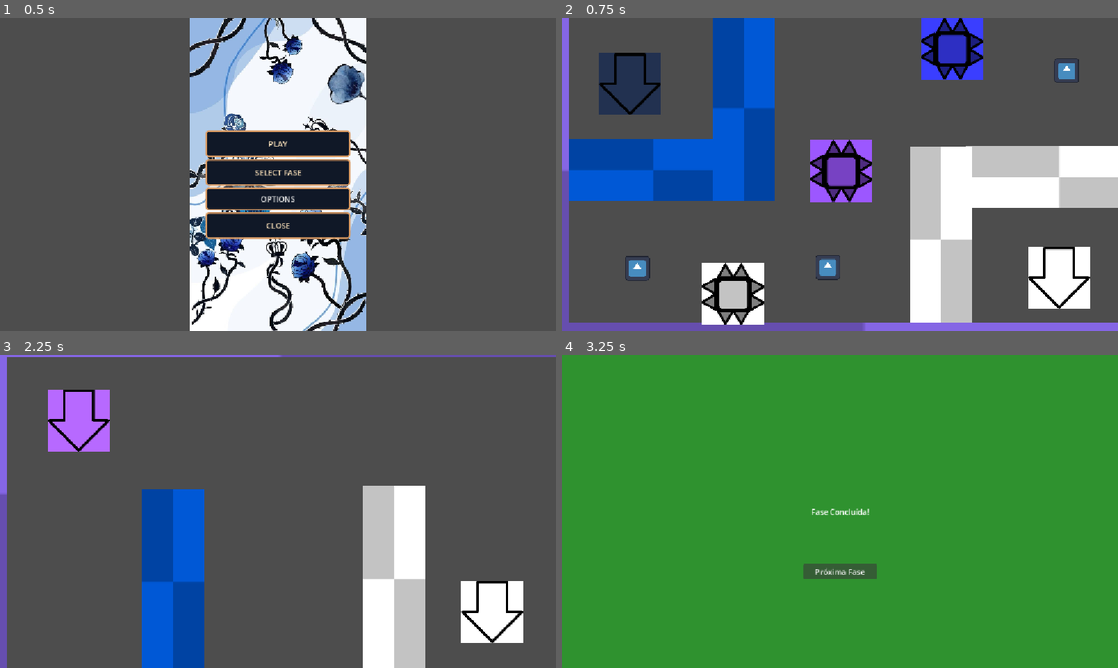
Above: before the commit, frames 1-4 (two rows, left to right).
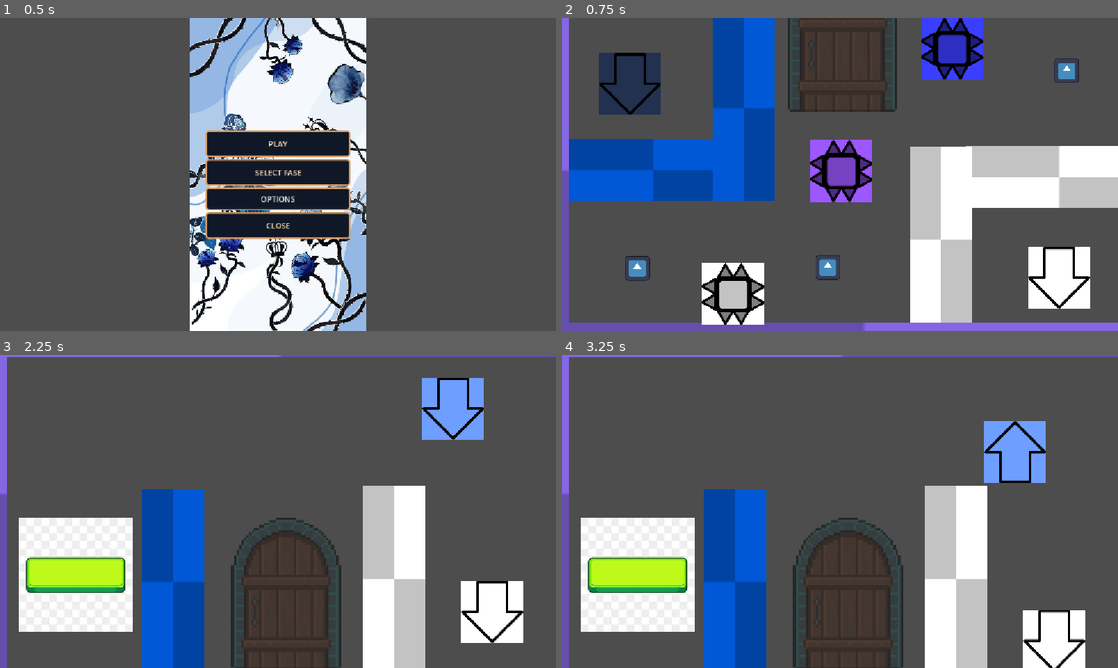
Above: after the commit, the same moments.

Repository: Equipe-Plasma/Switch-Shadow
Game: Godot game, scene res://menu/menu_principal.tscn
Two runs of this game, one before a commit and one after it. Both use one fixed random seed, a clock stepped at 60 frames per second and the inputs below. The engine's default icon, where the game draws it, is replaced by a stand-in: a white triangle on a blue panel in a dark square.
Inputs:
- Up to frame 1 (0.5 s): no input
- Up to frame 2 (0.75 s): click "PLAY" at 0.5 s
- Up to frame 3 (2.25 s): tap Enter (proxima_fase) at 1.25 s; hold D (mover_direita) 1.28-2 s; hold Enter (proxima_fase) 1.28-2 s; tap Space (trocar_sombra) at 1.55 s; click "Próxima Fase" at 2 s
- Up to frame 4 (3.25 s): tap Space (trocar_sombra) at 2.75, 2.85 s; hold S (mover_baixo) from 2.78 s (still down); tap Enter (proxima_fase) at 3.05 s

Frame 1 is identical in both runs. In frame 2, 5.2% of the frame differs, in the area x 40-61%, y 0-30%; in frame 3, 19%; in frame 4, 100%, in the area x 0-100%, y 0-100%.

Commit message:
Adicionado mecanicas basicas+
portal, botao por pressao

Diff:
--- a/fase/fase 1/fase_1.gd
+++ b/fase/fase 1/fase_1.gd
@@ -2,13 +2,16 @@
 
 @onready var player: CharacterBody2D = $Player
 @onready var sombra: CharacterBody2D = $Sombra
+@onready var portal = $PortalSaida
 
 var total_itens: int = 0
+var fase_concluida: bool = false
 
 func _ready() -> void:
 	Global.registrar_fase(scene_file_path)
 	# Salva o caminho desta fase no nosso script global
 	Global.ultima_fase = scene_file_path
+	portal.portal_utilizado.connect(avancar_para_proxima_fase)
 
 	# Conta quantos itens existem na fase ao iniciar com base no grupo "itens"
 	total_itens = get_tree().get_nodes_in_group("itens").size()
@@ -63,19 +66,25 @@
 	# A Sombra vai para onde o Player estava
 	sombra.global_position = pos_temp_player
 
+
 func verificar_progresso() -> void:
-	# Olha quantos itens restam no grupo "itens"
+	# Verifica quantos itens ainda existem na fase
 	var itens_restantes = get_tree().get_nodes_in_group("itens").size()
 
-	# Se a fase tinha itens e todos foram coletados (restam 0)
+	# Quando todos os itens forem coletados
 	if total_itens > 0 and itens_restantes == 0:
-		avancar_para_proxima_fase()
+		portal.ativar()
+		print("Todos os itens coletados! Portal ativado!")
 
 func avancar_para_proxima_fase() -> void:
-	print("Todos os itens coletados!")
+	if fase_concluida:
+		return
 
-	# Abrir a Tela de Vitória (Semi-pronta, basta descomentar a linha abaixo)
-	var resultado = get_tree().change_scene_to_file("res://telas/tela_vitoria/tela_vitoria.tscn")
+	fase_concluida = true
 
-	if resultado != OK:
-		print("Erro ao tentar mudar de cena!")
+	print("Player entrou no portal! Fase concluída!")
+
+	get_tree().call_deferred(
+		"change_scene_to_file",
+        "res://telas/tela_vitoria/tela_vitoria.tscn"
+	)
--- a/fase/fase 1/fase_1.tscn
+++ b/fase/fase 1/fase_1.tscn
@@ -11,6 +11,7 @@
 [ext_resource type="PackedScene" uid="uid://bg3d3dk0l61jv" path="res://item/item.tscn" id="10_0r7j3"]
 [ext_resource type="PackedScene" uid="uid://dq80e6b58tnmu" path="res://menu/menu_pausa.tscn" id="11_01sd7"]
 [ext_resource type="PackedScene" uid="uid://cl7s6ng8cubbt" path="res://espinho/espinho.tscn" id="11_hgt3u"]
+[ext_resource type="PackedScene" uid="uid://cdy22u33xic2q" path="res://portal_saida/portal_saida.tscn" id="12_01sd7"]
 
 [node name="Fase1" type="Node2D" unique_id=1904190499]
 script = ExtResource("1_eb6rn")
@@ -80,3 +81,6 @@
 tipo = 1
 
 [node name="MenuPausa" parent="." unique_id=1672884906 instance=ExtResource("11_01sd7")]
+
+[node name="PortalSaida" parent="." unique_id=1057710737 instance=ExtResource("12_01sd7")]
+position = Vector2(581, 37)
--- a/fase/fase 2/fase_2.gd
+++ b/fase/fase 2/fase_2.gd
@@ -1,49 +1,120 @@
+
 extends Node2D
 
 @onready var player: CharacterBody2D = $Player
-@onready var sombra: CharacterBody2D = $SombraReversa
+@onready var sombra: CharacterBody2D = $Sombra
+@onready var botao_pressao = $BotaoPressao
+@onready var portal = $PortalSaida
 
+var portal_liberado: bool = false
+var fase_concluida: bool = false
+# ==========================================
+# INICIALIZAÇÃO DA FASE
+# ==========================================
 func _ready() -> void:
+	print("=== INICIANDO FASE 2 ===")
+
 	Global.registrar_fase(scene_file_path)
 
+	print("Botão encontrado: ", botao_pressao)
+	print("Portal encontrado: ", portal)
+
+	portal.desativar()
+
+	if not botao_pressao.estado_alterado.is_connected(_on_estado_botao_alterado):
+		botao_pressao.estado_alterado.connect(_on_estado_botao_alterado)
+
+	print("Sinal conectado: ",
+		botao_pressao.estado_alterado.is_connected(_on_estado_botao_alterado)
+	)
+
+	if not portal.portal_utilizado.is_connected(avancar_para_proxima_fase):
+		portal.portal_utilizado.connect(avancar_para_proxima_fase)
+
+	print("=== FASE 2 PRONTA ===")
+# ==========================================
+# TROCA DE POSIÇÕES
+# ==========================================
+
 func _unhandled_input(event: InputEvent) -> void:
-	# Quando o jogador apertar o botão de troca (ESPAÇO)
 	if event.is_action_pressed("trocar_sombra"):
 		trocar_posicoes()
+
 
 func trocar_posicoes() -> void:
 	if player == null or sombra == null:
 		return
 
 	if not pode_trocar_posicoes():
-		print("Acão bloqueada:Personagem na parede!! ")
+		print("Ação bloqueada: personagem na parede!")
 		return
 
-	# Se estiver tudo certo, executa a troca
 	realizar_troca()
 
+
 func pode_trocar_posicoes() -> bool:
-	# 1. Simula a posição de destino do Player
+	# Simula o Player na posição da Sombra
 	var trans_player_destino = player.global_transform
 	trans_player_destino.origin = sombra.global_position
 
-	# 2. Simula a posição de destino da Sombra
+	# Simula a Sombra na posição do Player
 	var trans_sombra_destino = sombra.global_transform
 	trans_sombra_destino.origin = player.global_position
 
-	# 3. Verifica se algum deles esta na sua parede
-	var player_bate = player.test_move(trans_player_destino, Vector2.ZERO)
-	var sombra_bate = sombra.test_move(trans_sombra_destino, Vector2.ZERO)
+	# Verifica colisões nos destinos
+	var player_bate = player.test_move(
+		trans_player_destino,
+		Vector2.ZERO
+	)
 
-	# Retorna verdadeiro apenas se ambos estiverem livres para a troca
+	var sombra_bate = sombra.test_move(
+		trans_sombra_destino,
+		Vector2.ZERO
+	)
+
 	return not (player_bate or sombra_bate)
 
+
 func realizar_troca() -> void:
-	# Guardamos temporariamente a posição exata do player
 	var pos_temp_player = player.global_position
 
-	# O Player vai para a posição da Sombra
 	player.global_position = sombra.global_position
+	sombra.global_position = pos_temp_player
 
-	# A Sombra vai para onde o Player estava
-	sombra.global_position = pos_temp_player
+	print("Posições trocadas!")
+
+
+# ==========================================
+# BOTÃO DE PRESSÃO
+# ==========================================
+func _on_estado_botao_alterado(pressionado: bool) -> void:
+	print("Fase 2 recebeu sinal: ", pressionado)
+
+	if pressionado:
+		portal_liberado = true
+		portal.ativar()
+		print("Portal liberado!")
+	else:
+		portal_liberado = false
+		portal.desativar()
+		print("Portal bloqueado!")
+# ==========================================
+# CONCLUSÃO DA FASE
+# ==========================================
+
+func avancar_para_proxima_fase() -> void:
+	if fase_concluida:
+		return
+
+	if not portal_liberado:
+		return
+
+	fase_concluida = true
+
+	print("Player entrou no portal!")
+	print("Fase 2 concluída!")
+
+	get_tree().call_deferred(
+		"change_scene_to_file",
+        "res://telas/tela_vitoria/tela_vitoria.tscn"
+	)
--- a/fase/fase 2/fase_2.tscn
+++ b/fase/fase 2/fase_2.tscn
@@ -1,19 +1,26 @@
 [gd_scene format=3 uid="uid://dcwen58g24r4d"]
 
-[ext_resource type="Script" uid="uid://db4gyi5v7kac3" path="res://fase/fase 1/fase_1.gd" id="1_jmxpb"]
+[ext_resource type="Script" uid="uid://82nd48voiruc" path="res://fase/fase 2/fase_2.gd" id="1_4vcdr"]
 [ext_resource type="PackedScene" uid="uid://dq80e6b58tnmu" path="res://menu/menu_pausa.tscn" id="2_3ubab"]
 [ext_resource type="PackedScene" uid="uid://ct6jg287mf5y7" path="res://player/player.tscn" id="2_s3f3q"]
+[ext_resource type="PackedScene" uid="uid://c38q4f7g50dtq" path="res://sombra/sombra.tscn" id="2_wljo7"]
 [ext_resource type="Texture2D" uid="uid://rn6frb51q6g1" path="res://assets/parabaixo.png" id="3_jdyb1"]
 [ext_resource type="Texture2D" uid="uid://p85hfea614fx" path="res://assets/paracima.png" id="4_783b1"]
 [ext_resource type="PackedScene" uid="uid://b0nugb86ufv0r" path="res://parede/parede_bloqueia_player.tscn" id="7_67a0w"]
 [ext_resource type="PackedScene" uid="uid://cv1kaaq84myxc" path="res://parede/parede_bloqueia_sombra.tscn" id="8_iaody"]
 [ext_resource type="PackedScene" uid="uid://dxxyiof204lp2" path="res://parede/parede_geral.tscn" id="9_sx8e5"]
-[ext_resource type="PackedScene" uid="uid://ca0sreux3v314" path="res://sombra_reversa/sombra_reversa.tscn" id="10_1kqf1"]
+[ext_resource type="PackedScene" uid="uid://cdy22u33xic2q" path="res://portal_saida/portal_saida.tscn" id="10_h04fk"]
+[ext_resource type="PackedScene" uid="uid://wup3oocdjljp" path="res://mecanica/botao_pressao.tscn" id="12_xq10f"]
+[ext_resource type="PackedScene" uid="uid://ddafxl65xcq5w" path="res://mecanica/porta.tscn" id="13_wvv7m"]
 
 [node name="Fase2" type="Node2D" unique_id=1904190499]
-script = ExtResource("1_jmxpb")
+script = ExtResource("1_4vcdr")
+
+[node name="Sombra" parent="." unique_id=1092208446 instance=ExtResource("2_wljo7")]
+position = Vector2(939, 111)
 
 [node name="MenuPausa" parent="." unique_id=1672884906 instance=ExtResource("2_3ubab")]
+visible = false
 
 [node name="Player" parent="." unique_id=2008145688 instance=ExtResource("2_s3f3q")]
 position = Vector2(1020, 532)
@@ -44,5 +51,14 @@
 position = Vector2(817, 464)
 scale = Vector2(1, 3)
 
-[node name="Sombra_reversa" parent="." unique_id=1175693242 instance=ExtResource("10_1kqf1")]
-position = Vector2(163, 136)
+[node name="PortalSaida" parent="." unique_id=1057710737 instance=ExtResource("10_h04fk")]
+visibility_layer = 25
+position = Vector2(593, 494)
+
+[node name="BotaoPressao" parent="." unique_id=1175720379 instance=ExtResource("12_xq10f")]
+visibility_layer = 2
+position = Vector2(157, 456)
+collision_mask = 30
+
+[node name="Porta" parent="." unique_id=1687150052 instance=ExtResource("13_wvv7m")]
+position = Vector2(1125, 45)
--- /dev/null
+++ b/mecanica/botao_pressao.gd
@@ -0,0 +1,43 @@
+
+extends Area2D
+
+signal estado_alterado(pressionado: bool)
+
+var pressionado: bool = false
+var corpos_no_botao: Array[Node2D] = []
+
+
+func _ready() -> void:
+	if not body_entered.is_connected(_on_body_entered):
+		body_entered.connect(_on_body_entered)
+
+	if not body_exited.is_connected(_on_body_exited):
+		body_exited.connect(_on_body_exited)
+
+
+func _on_body_entered(body: Node2D) -> void:
+	print("Entrou na área: ", body.name)
+
+	if body.name == "Player" or body.name == "Sombra":
+		if not corpos_no_botao.has(body):
+			corpos_no_botao.append(body)
+
+		atualizar_estado()
+
+
+func _on_body_exited(body: Node2D) -> void:
+	print("Saiu da área: ", body.name)
+
+	if body.name == "Player" or body.name == "Sombra":
+		corpos_no_botao.erase(body)
+		atualizar_estado()
+
+
+func atualizar_estado() -> void:
+	var novo_estado: bool = corpos_no_botao.size() > 0
+
+	if novo_estado != pressionado:
+		pressionado = novo_estado
+
+		print("Emitindo sinal: ", pressionado)
+		estado_alterado.emit(pressionado)
--- /dev/null
+++ b/mecanica/botao_pressao.tscn
@@ -0,0 +1,19 @@
+[gd_scene format=3 uid="uid://wup3oocdjljp"]
+
+[ext_resource type="Script" uid="uid://pvfxwwsgony0" path="res://mecanica/botao_pressao.gd" id="1_4r8hv"]
+[ext_resource type="Texture2D" uid="uid://cyyx32eujjx7a" path="res://assets/Buttons Games Button Illustration, Ui, Buttons, Cartoonic PNG and Vector with Transparent Background for Free Download.jpg" id="2_dlfof"]
+
+[sub_resource type="RectangleShape2D" id="RectangleShape2D_g4v7s"]
+size = Vector2(200, 72)
+
+[node name="BotaoPressao" type="Area2D" unique_id=1175720379]
+collision_mask = 12
+script = ExtResource("1_4r8hv")
+
+[node name="Sprite2D" type="Sprite2D" parent="." unique_id=362553206]
+z_index = -1
+texture = ExtResource("2_dlfof")
+
+[node name="CollisionShape2D" type="CollisionShape2D" parent="." unique_id=908624281]
+position = Vector2(1, 1)
+shape = SubResource("RectangleShape2D_g4v7s")
--- /dev/null
+++ b/mecanica/porta.gd
@@ -0,0 +1,17 @@
+
+extends StaticBody2D
+
+var aberta: bool = false
+
+@onready var colisao: CollisionShape2D = $CollisionShape2D
+@onready var sprite: Sprite2D = $Sprite2D
+
+func abrir() -> void:
+	aberta = true
+	colisao.set_deferred("disabled", true)
+	sprite.visible = false
+
+func fechar() -> void:
+	aberta = false
+	colisao.set_deferred("disabled", false)
+	sprite.visible = true
--- /dev/null
+++ b/mecanica/porta.tscn
@@ -0,0 +1,15 @@
+[gd_scene format=3 uid="uid://ddafxl65xcq5w"]
+
+[ext_resource type="Script" uid="uid://cork8o13mwyu5" path="res://mecanica/porta.gd" id="1_8fiun"]
+
+[sub_resource type="RectangleShape2D" id="RectangleShape2D_umd14"]
+size = Vector2(48, 64)
+
+[node name="Porta" type="StaticBody2D" unique_id=1687150052]
+collision_mask = 13
+script = ExtResource("1_8fiun")
+
+[node name="Sprite2D" type="Sprite2D" parent="." unique_id=1251108709]
+
+[node name="CollisionShape2D" type="CollisionShape2D" parent="." unique_id=119745434]
+shape = SubResource("RectangleShape2D_umd14")
--- /dev/null
+++ b/portal_saida/portal_saida.gd
@@ -0,0 +1,49 @@
+
+extends Area2D
+
+signal portal_utilizado
+
+var ativo: bool = false
+
+@onready var sprite: Sprite2D = $Sprite2D
+
+
+func _ready() -> void:
+	if not body_entered.is_connected(_on_body_entered):
+		body_entered.connect(_on_body_entered)
+
+	desativar()
+
+
+
+func ativar() -> void:
+	if ativo:
+		return
+
+	ativo = true
+	sprite.modulate = Color(1, 1, 1, 1)
+
+	print("Portal ativado!")
+	print("Estado do portal: ", ativo)
+
+	for corpo in get_overlapping_bodies():
+		if corpo.name == "Player":
+			print("Player já estava no portal!")
+			portal_utilizado.emit()
+			break
+
+func desativar() -> void:
+	ativo = false
+
+	sprite.modulate = Color(0.3, 0.3, 0.3, 0.5)
+
+	print("Portal desativado!")
+
+
+func _on_body_entered(body: Node2D) -> void:
+	if not ativo:
+		return
+
+	if body.name == "Player":
+		print("Player entrou no portal!")
+		portal_utilizado.emit()
--- /dev/null
+++ b/portal_saida/portal_saida.tscn
@@ -0,0 +1,16 @@
+[gd_scene format=3 uid="uid://cdy22u33xic2q"]
+
+[ext_resource type="Script" uid="uid://6sbckhob24r6" path="res://portal_saida/portal_saida.gd" id="1_yuagy"]
+[ext_resource type="Texture2D" uid="uid://b32sp70mwwplv" path="res://assets/Puerta.jpg" id="2_8ydio"]
+
+[sub_resource type="CircleShape2D" id="CircleShape2D_g4v7s"]
+radius = 122.33152
+
+[node name="PortalSaida" type="Area2D" unique_id=1057710737]
+script = ExtResource("1_yuagy")
+
+[node name="Sprite2D" type="Sprite2D" parent="." unique_id=969890592]
+texture = ExtResource("2_8ydio")
+
+[node name="CollisionShape2D" type="CollisionShape2D" parent="." unique_id=918540262]
+shape = SubResource("CircleShape2D_g4v7s")
Binary file added: assets/11976055-pixel-art-editavel-fechado-de-ilustracao-de-porta-de-madeira-para-desenvolvimento-de-jogos-ativos-de-jogos-poster-design-grafico-ativos-de-sites-vetor.jpg
Not shown, added: assets/11976055-pixel-art-editavel-fechado-de-ilustracao-de-porta-de-madeira-para-desenvolvimento-de-jogos-ativos-de-jogos-poster-design-grafico-ativos-de-sites-vetor.jpg.import
Binary file added: assets/Buttons Games Button Illustration, Ui, Buttons, Cartoonic PNG and Vector with Transparent Background for Free Download.jpg
Not shown, added: assets/Buttons Games Button Illustration, Ui, Buttons, Cartoonic PNG and Vector with Transparent Background for Free Download.jpg.import
Binary file added: assets/Puerta.jpg
Not shown, added: assets/Puerta.jpg.import
Not shown, added: mecanica/botao_pressao.gd.uid
Not shown, added: mecanica/porta.gd.uid
Not shown, added: portal_saida/portal_saida.gd.uid
